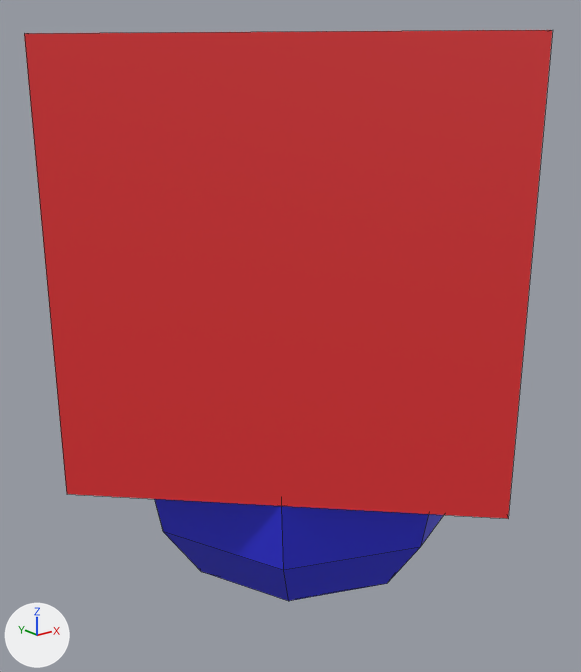
The Blender file data/double.blend, before and after one commit.
Before and after are seen from a 50 mm lens placed at (-2.7, -3.26, 1.81), pointed at (-0.05, 0.04, 0.49). The axes (+X, +Y, +Z) are drawn at lower left. The lights are the same throughout. Mesh edges are drawn as thin lines.

Script lines for the objects in view, before the commit:
```python
me_cube_001 = bpy.data.meshes.new('Cube.001')
me_cube_001.from_pydata(...)  # a box spanning x -1.0..1.0, y -1.0..1.0, z -1.0..1.0
me_cube_001.materials.append(mat_topmaterial)  # red #e73134
me_sphere = bpy.data.meshes.new('Sphere')
me_sphere.from_pydata(...)  # a UV sphere (8 segments, 8 rings, poles along z) spanning x -1.0..1.0, y -1.0..1.0, z -1.0..1.0
me_sphere.materials.append(mat_bottommaterial)  # blue #3132e7
ob_sphere = bpy.data.objects.new('Sphere', me_sphere)
ob_sphere.location = (0.0, 0.0, 0.0)
ob_top = bpy.data.objects.new('Top', me_cube_001)
ob_top.location = (0.0, 0.0, 1.0)
ob_top.rotation_euler = (0.0, 0.0, 0.785)  # degrees (0, 0, 45)
```
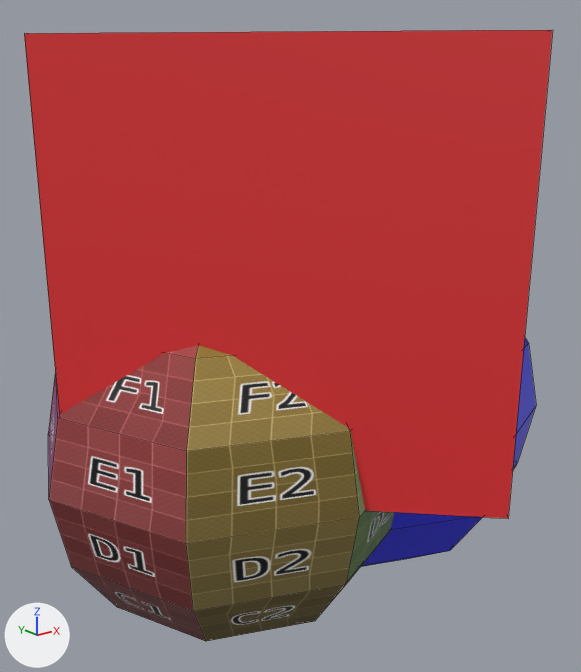
Where the change shows, as pixel boxes (x1, y1, x2, y2) in the pictures (581 x 672 px):
'Sphere.001', added
    after: (48, 345, 394, 641)
'Sphere', moved
    before: (154, 499, 443, 601)
    after: (361, 338, 536, 567)

Edits to the bpy script that builds the scene:
```text
Add img_grid_png:
    img_grid_png = load_image('grid.png', 'grid.png', 1024, 1024, 'sRGB')
Add mat_material:
    mat_material = principled_material('Material')
    mat_material.texture = img_grid_png
Add me_sphere_001:
    me_sphere_001.from_pydata(...)  # a UV sphere (8 segments, 8 rings, poles along z) spanning x -1.0..1.0, y -1.0..1.0, z -1.0..1.0
    me_sphere_001.materials.append(mat_material)  # picture img_grid_png
Change ob_sphere:
    ob_sphere.location: (0.0, 0.0, 0.0) -> (0.5, 0.0, 0.0)
Add ob_sphere_001:
    ob_sphere_001 = bpy.data.objects.new('Sphere.001', me_sphere_001)
    ob_sphere_001.location = (-0.5, 0.0, 0.0)
```
